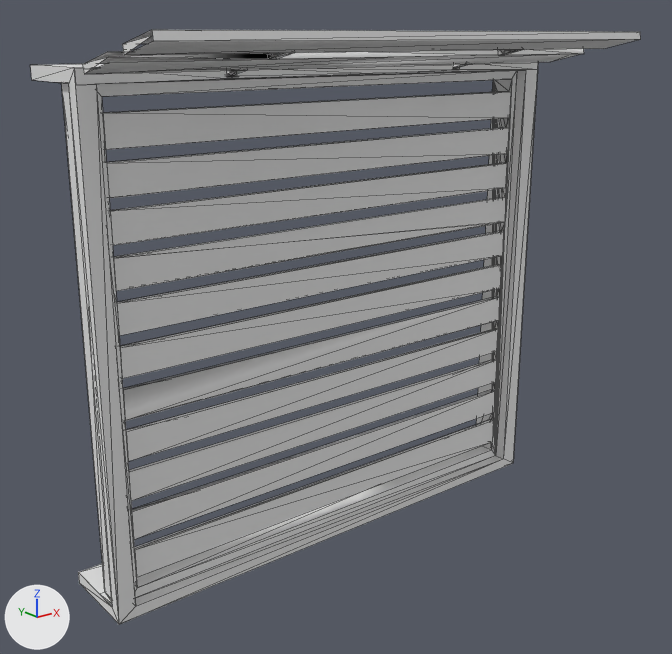
What one commit did to the OBJ model datasets/ModelNet9/bed/train/bed_0009.obj.
Before and after are seen from a camera (50 mm lens) standing at (-1.062, -1.253, 0.473) and looking at (-0.042, 0.021, -0.037). Arrows for +X, +Y and +Z are at lower left; the lights stay in place. Mesh edges are drawn as thin lines. Where no turn or scale is listed for an object, it has been applied to the vertices. Vertices at the same position are counted once.

The scene before the commit, as lines of its bpy script (objects in view):
```python
me_bed_0009 = bpy.data.meshes.new('bed_0009')
me_bed_0009.from_pydata(...)  # 280 vertices, 310 faces, 15 loose edges; spans x -0.5..0.5, y -0.199..0.199, z -0.479..0.479
ob_bed_0009 = bpy.data.objects.new('bed_0009', me_bed_0009)
ob_bed_0009.location = (0.0, 0.0, 0.0)
```
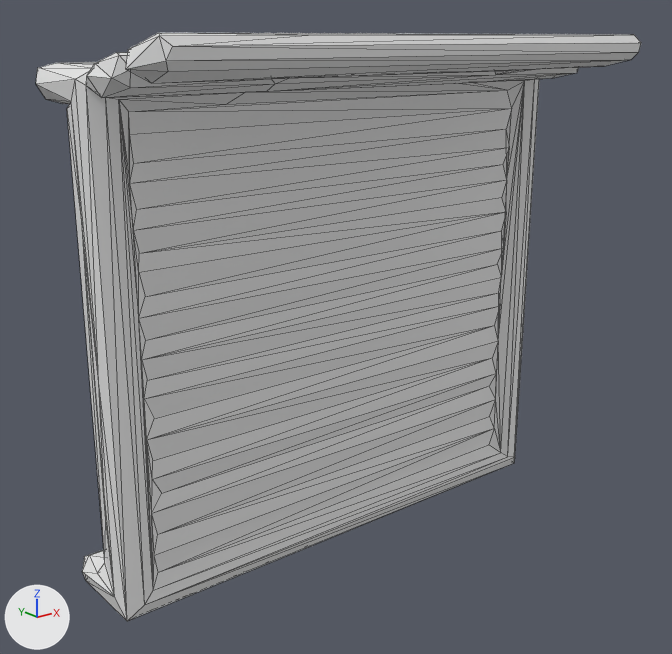
Edits to the bpy script that builds the scene:
```text
Change me_bed_0009:
    used by ob_bed_0009; location = (0.0, 0.0, 0.0)
    remove me_bed_0009.from_pydata(...)  # 280 vertices, 310 faces, 15 loose edges; spans x -0.5..0.5, y -0.199..0.199, z -0.479..0.479
    add me_bed_0009.from_pydata(...)  # 250 vertices, 500 faces; spans x -0.5..0.5, y -0.206..0.21, z -0.481..0.476
    me_bed_0009 part 1: the loose piece of 188 vertices spanning x -0.5..0.5, y 0.037..0.199, z -0.479..0.43 is rebuilt with 250 vertices and now spans x -0.5..0.5, y -0.206..0.21, z -0.481..0.476
    me_bed_0009 part 2: the loose piece of 61 vertices spanning x -0.5..0.5, y -0.119..0.056, z 0.411..0.462 is deleted
    me_bed_0009 part 3: the loose piece of 9 vertices spanning x -0.5..0.5, y -0.199..-0.116, z 0.449..0.479 is deleted
```

Boxes [x1, y1, x2, y2] around the edits, measured in the pictures (672 x 654 px):
'bed_0009', reshaped: before [30, 30, 641, 624]; after [36, 33, 641, 621]
part 1 of me_bed_0009, rebuilt (19% wider): before [30, 62, 538, 624]; after [36, 33, 641, 621]
part 2 of me_bed_0009, deleted: before [82, 49, 584, 76]
part 3 of me_bed_0009, deleted: before [122, 30, 641, 55]
